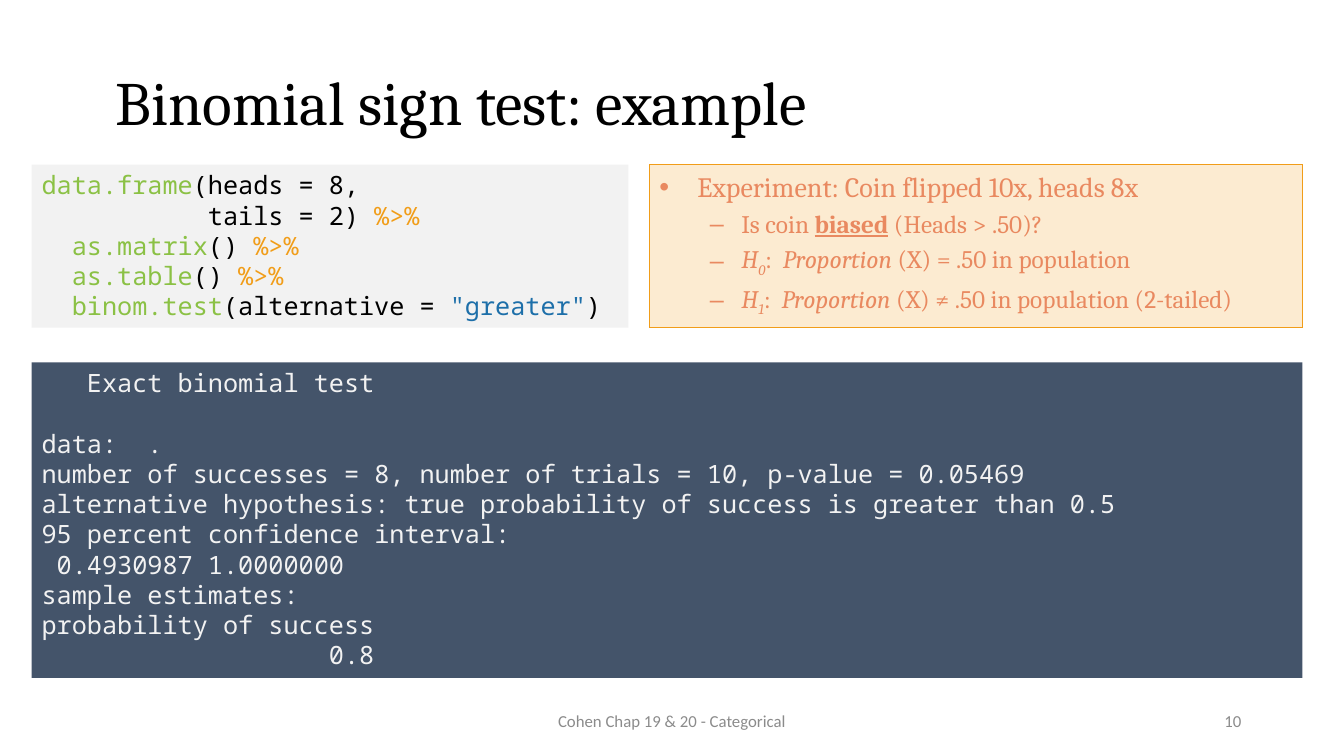
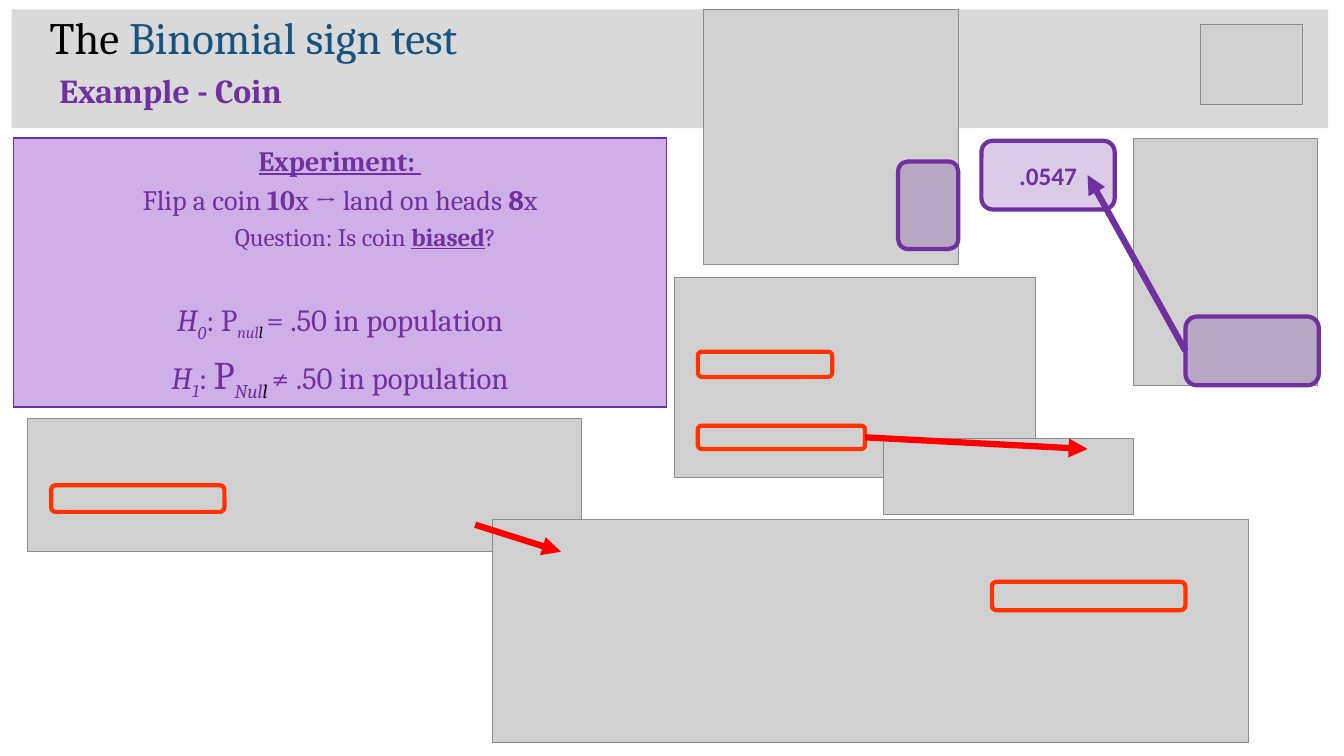
Before and after one commit to CEHS-research/PSY-6600_public, a slide deck: slide 10 of slides/Ch19-20_categorical.pptx. Drawn at 1344x756 pixels with LibreOffice and Linux fonts; fonts in the diff are those of the drawing; grey boxes stand for pictures. Boxes give left, top, right and bottom in pixels: in the first picture for what was removed or moved away, otherwise in the second. Text is boxed around its words. In the diff, an @@ line names an element or a change of style, - is before the commit and + after.

Commit message:
update chap 20

```diff
--- a/slides/Ch19-20_categorical.pptx
+++ b/slides/Ch19-20_categorical.pptx
@@ rectangle added at box(11, 9, 1328, 128), fill #D9D9D9 @@
@@ title at box(50, 23, 457, 110): text changed; size 44 to 32 pt; text colour #000000 to #16537F @@
-Binomial sign test: example
+The Binomial sign test
+Example - Coin
@@ picture added at box(704, 9, 959, 264) @@
@@ picture added at box(1201, 24, 1304, 104) @@
@@ rectangle "Experiment:": place and size @@
-rectangle "Experiment:" at box(649, 164, 1303, 328)
+rectangle "Experiment:" at box(13, 138, 666, 407)
@@ rectangle "Experiment:" at box(13, 138, 666, 407): fill #FCEBD1 to #CFAFE7; outline #F19D19 1 pt to #7030A0 1 pt @@
@@ rounded rectangle added at box(982, 141, 1115, 210), fill #7030A0 at 25% opacity, outline #7030A0 3 pt, 18 pt, text #7030A0, bold @@
+.0547
@@ picture added at box(1134, 139, 1318, 386) @@
@@ rectangle removed at box(31, 164, 628, 328) @@
-data.frame(heads = 8,
-tails = 2) %>%
-as.matrix() %>%
-as.table() %>%
-binom.test(alternative = "greater")
@@ text in rectangle at box(143, 151, 537, 396): text changed; size 18 to 20 pt; text colour #E98960 to #7030A0 @@
-• Experiment: Coin flipped 10x, heads 8x
-  – Is coin biased (Heads > .50)?
-  – H0: Proportion (X) = .50 in population
-  – H1: Proportion (X) ≠ .50 in population (2-tailed)
+Experiment:
+Flip a coin 10x → land on heads 8x
+  Question: Is coin biased?
+H0: Pnull = .50 in population
+H1: PNull ≠ .50 in population
@@ rounded rectangle added at box(898, 161, 959, 249), fill #7030A0 at 25% opacity, outline #7030A0 3 pt @@
@@ arrow added from (1186, 351) to (1088, 175), #7030A0 4.5 pt @@
@@ picture added at box(675, 277, 1035, 477) @@
@@ rounded rectangle added at box(1186, 317, 1319, 385), fill #7030A0 at 25% opacity, outline #7030A0 3 pt @@
@@ group added at box(698, 352, 1133, 514): 2 rounded rectangles, 1 picture, 1 arrow @@
@@ rectangle removed at box(31, 363, 1303, 679) @@
-Exact binomial test
-data: .
-number of successes = 8, number of trials = 10, p-value = 0.05469
-alternative hypothesis: true probability of success is greater than 0.5
-95 percent confidence interval:
-0.4930987 1.0000000
-sample estimates:
-probability of success
-0.8
@@ picture added at box(27, 418, 581, 552) @@
@@ group added at box(51, 485, 1250, 743): 2 rounded rectangles, 1 picture, 1 arrow @@
@@ text removed at box(558, 715, 786, 730) @@
-Cohen Chap 19 & 20 - Categorical
@@ page number removed at box(1224, 716, 1241, 727) @@
-10
```
Also in this commit, not shown: 22 other slides changed, 9 slides added, 2 slides removed, 1 other file.
